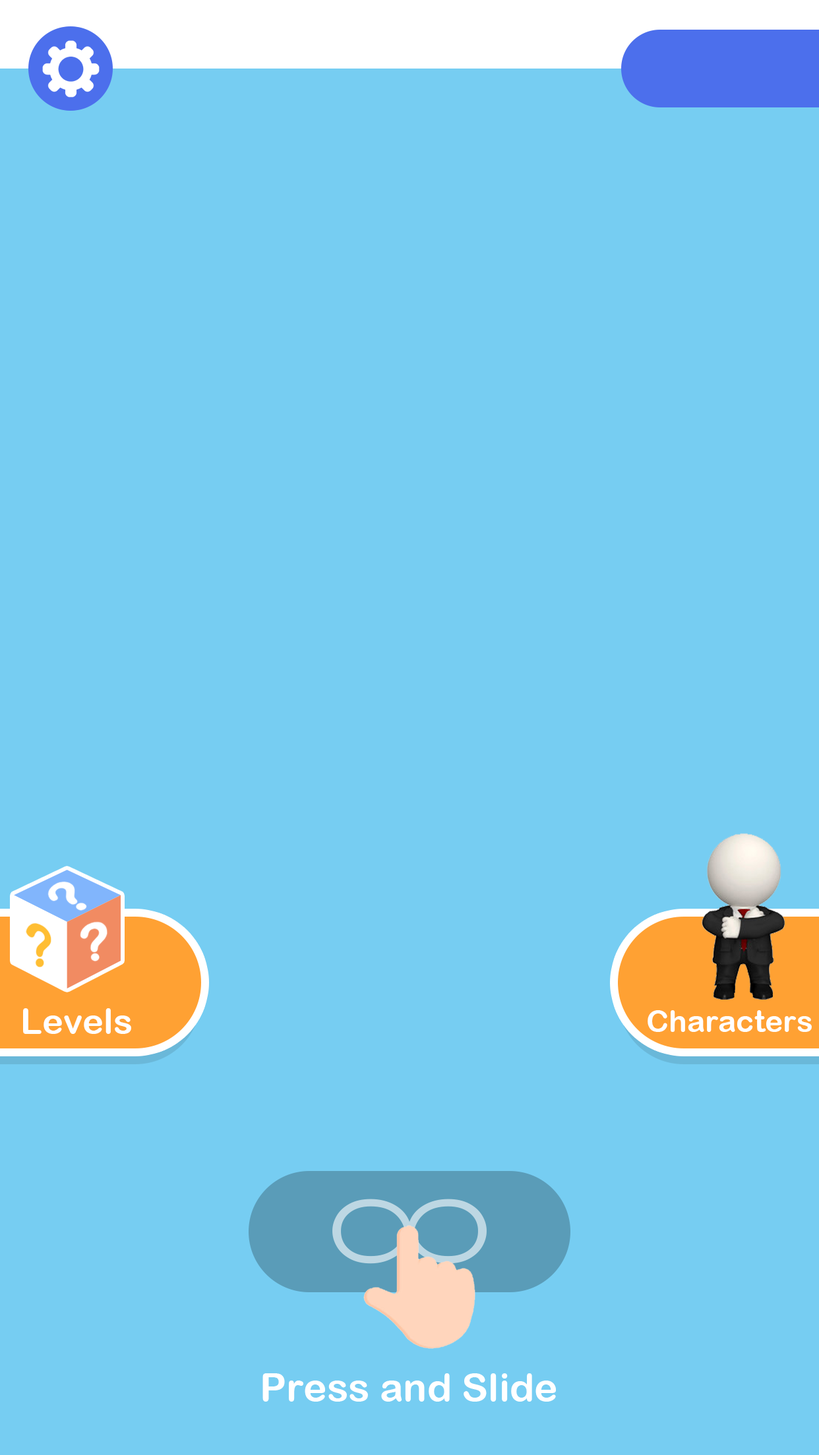
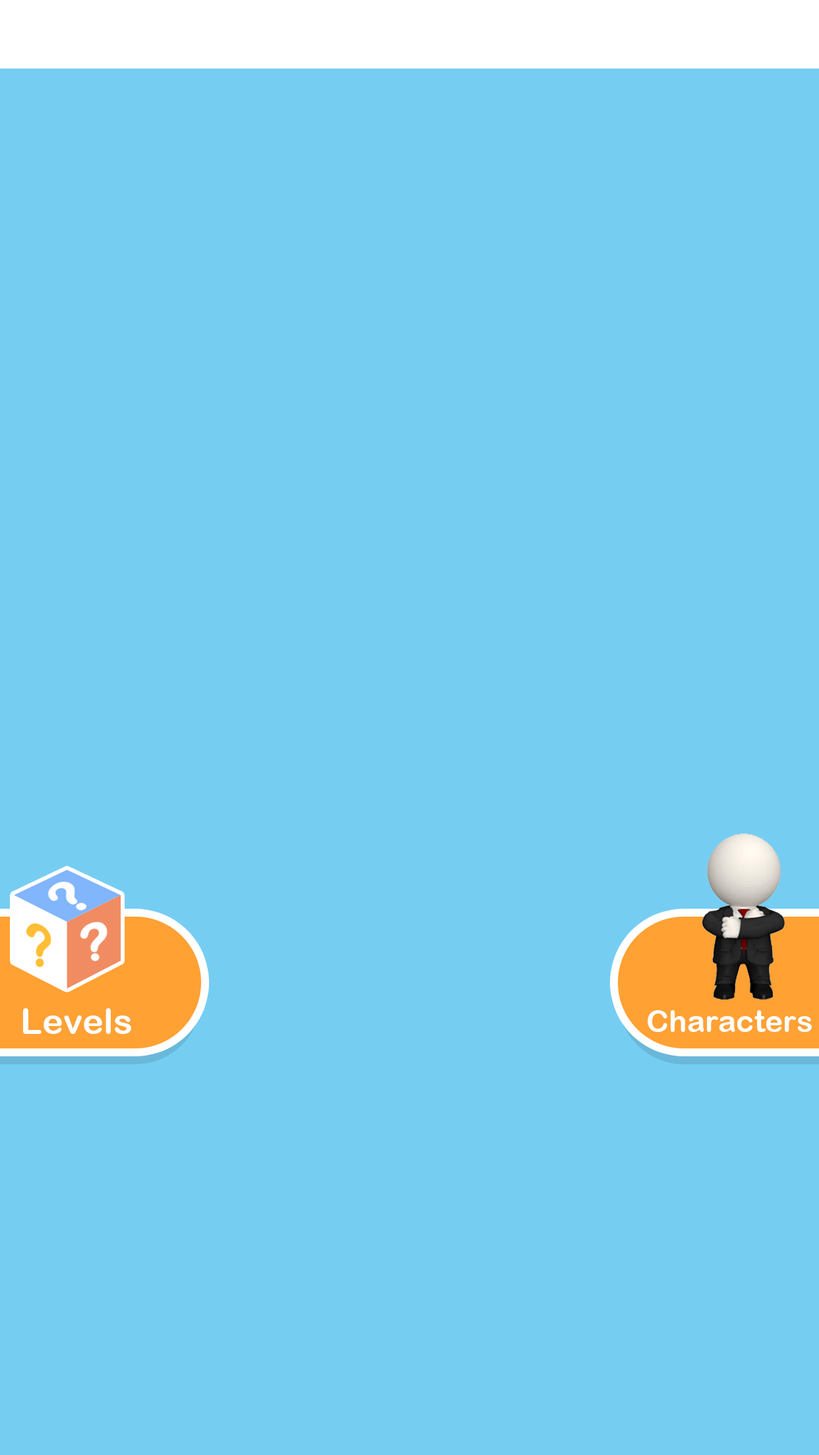
Two versions of the same layered image (819×1455). Layer-by-layer changes:
removed layer "Icon_HandClick" from group "2HomePage" over box(363, 1225, 476, 1350)
removed layer "8 拷贝 2" (was 60%) from group "2HomePage" over box(332, 1198, 487, 1265)
removed layer "圆角矩形 3" (was 24%) from group "2HomePage" over box(248, 1171, 571, 1293)
removed layer "Press and Slide" from group "2HomePage" over box(262, 1373, 556, 1402)
removed layer "bg_Money" from group "Money" over box(620, 29, 819, 108)
removed layer "Icon_Setting" from group "Btn_Setting" over box(42, 40, 100, 98)
removed layer "椭圆 1" from group "Btn_Setting" over box(28, 26, 113, 111)
